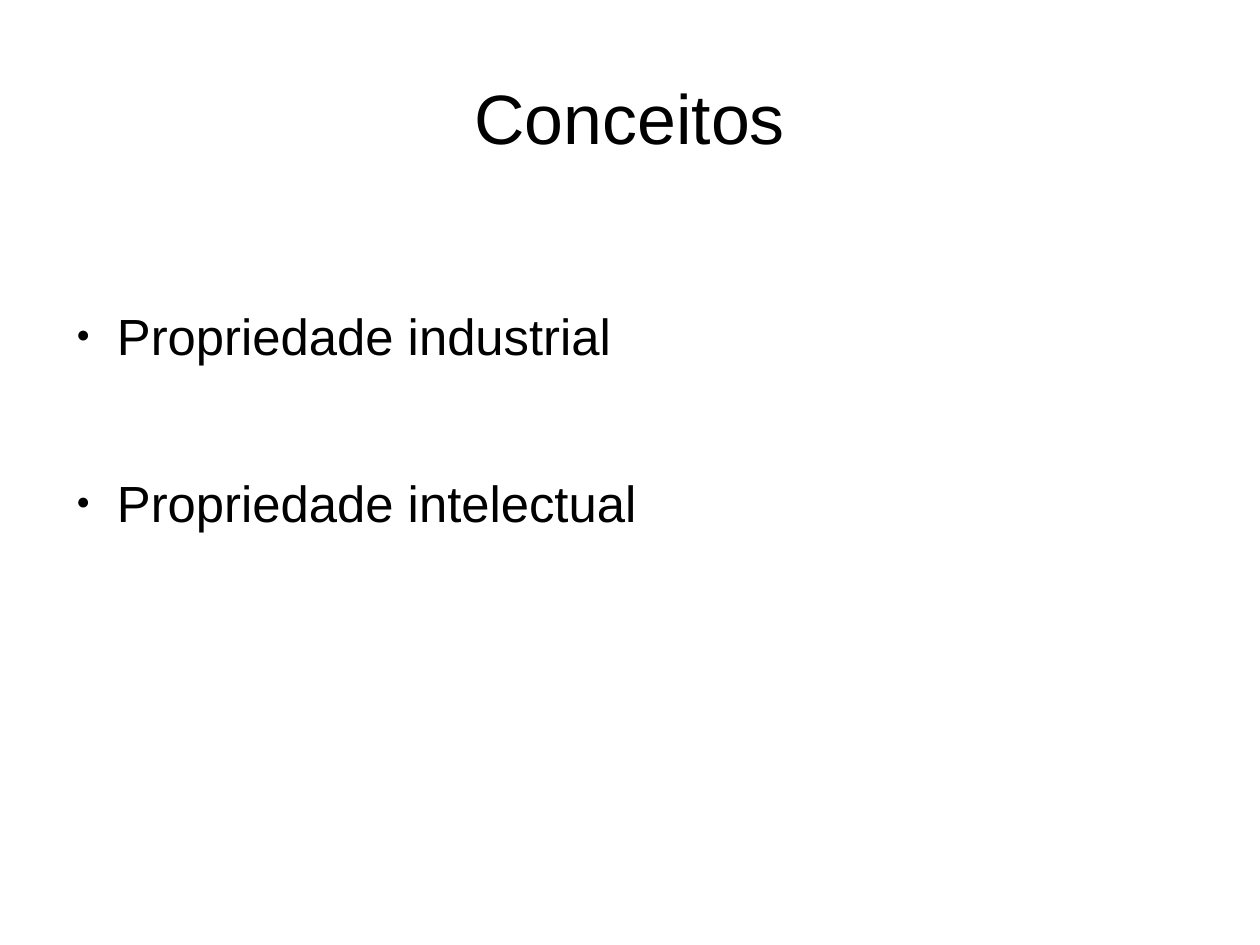
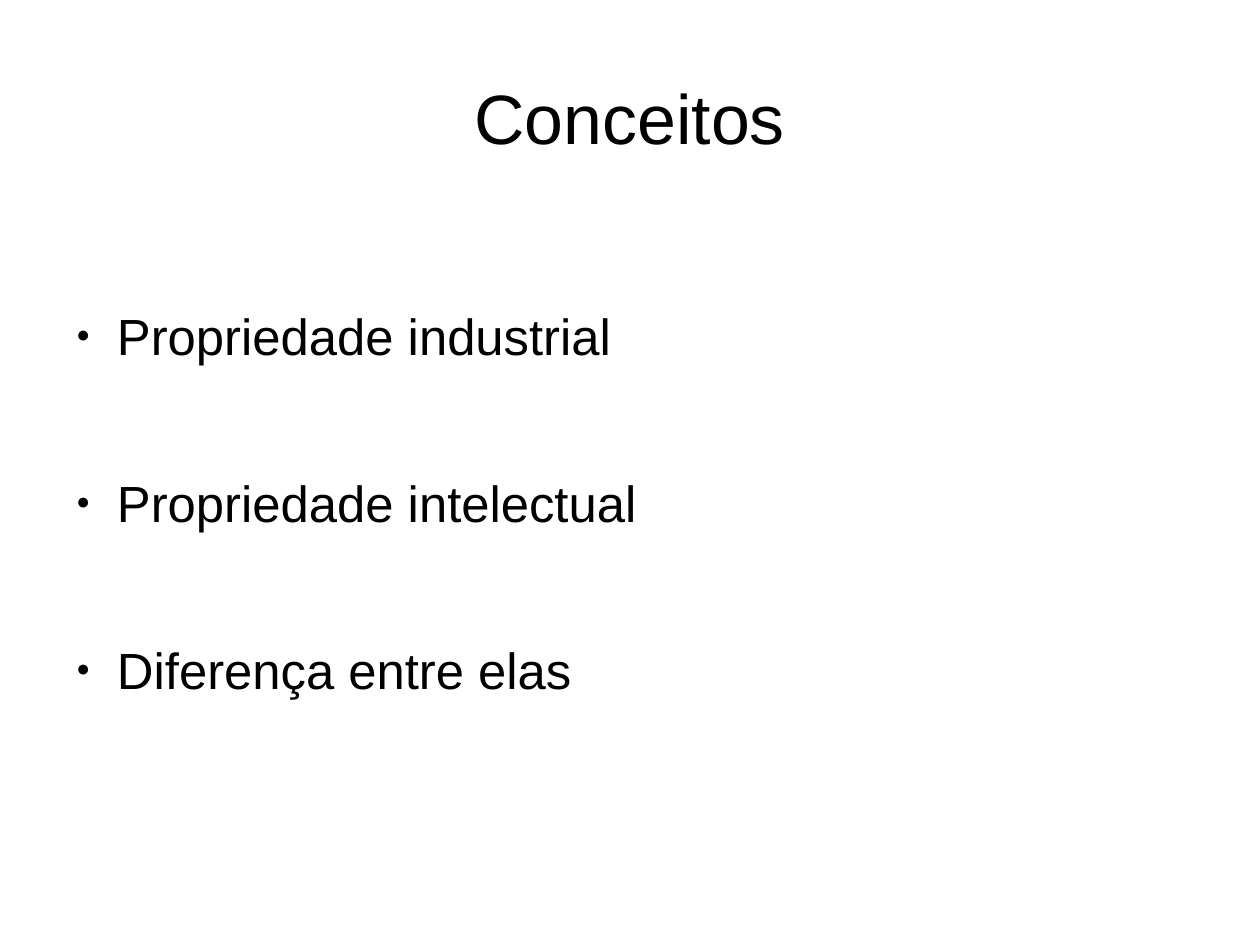
Before and after one commit to ice0lfe/artigos-IPC, a slide deck: slide 3 of T4.odp. Drawn at 1260x945 pixels with LibreOffice and Linux fonts; fonts in the diff are those of the drawing. Boxes give left, top, right and bottom in pixels: in the first picture for what was removed or moved away, otherwise in the second. Text is boxed around its words. In the diff, an @@ line names an element or a change of style, - is before the commit and + after.

```diff
--- a/T4.odp
+++ b/T4.odp
@@ text at <box>117,652,571,699</box>: paragraph added @@
+● Diferença entre elas
```
Also in this commit, not shown: 5 other files.
